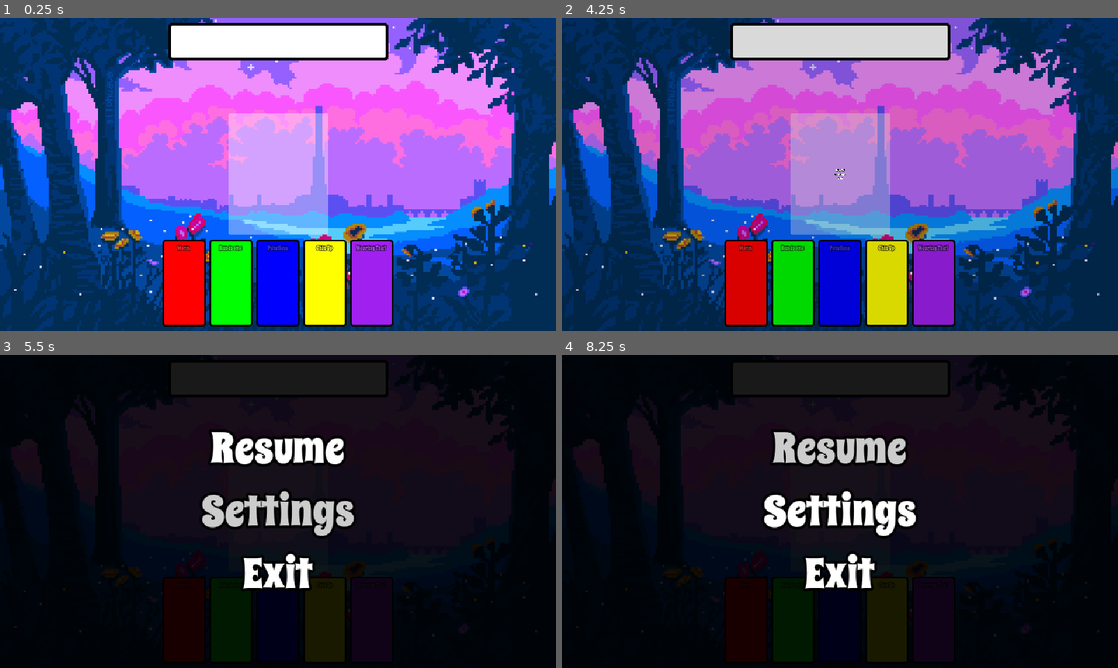
Above: before the commit, frames 1-4 (two rows, left to right).
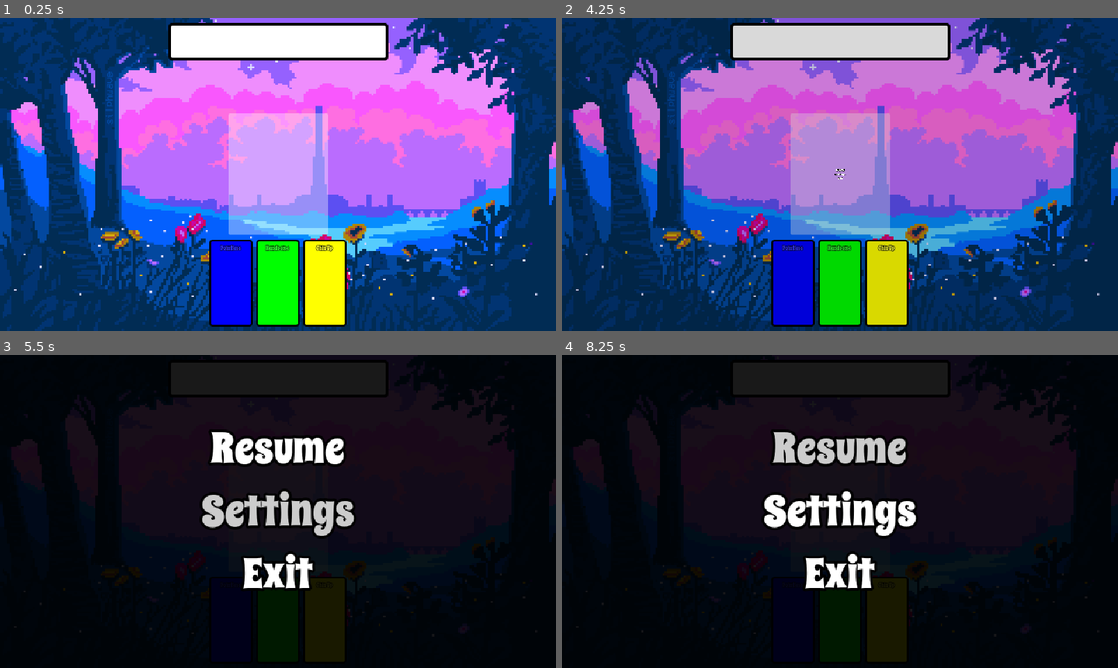
Above: after the commit, the same moments.

Repository: hundredplans/behind-my-eyes-minigame
Game: Godot game, scene res://scenes/screens/play_screen/play_screen.tscn
The game is run twice, just before and just after one commit, with the same random seed, the same clock (stepped at 60 frames per second) and the same inputs. This scene is started directly instead of the project's main scene.
Inputs (mouse positions are in pixels of both pictures, inside the frame that each line leads up to):
- Up to frame 1 (0.25 s): no input
- Up to frame 2 (4.25 s): tap Enter at 0.5, 2, 3.5 s; move the mouse to (962, 158) at 0.52 s; click (962, 158) at 0.6 s; tap Space at 1.25, 2.75 s; move the mouse to (728, 190) at 1.27 s; right-click (728, 190) at 1.35 s; move the mouse to (895, 105) at 2.02 s; click (895, 105) at 2.1 s; move the mouse to (812, 237) at 2.77 s; right-click (812, 237) at 2.85 s; move the mouse to (1006, 221) at 3.52 s; click (1006, 221) at 3.6 s; tap Escape (Escape) at 4.15 s
- Up to frame 3 (5.5 s): move the mouse to (111, 464) at 4.27 s; right-click (111, 464) at 4.35 s; tap Space at 5 s; move the mouse to (305, 511) at 5.02 s; click (305, 511) at 5.1 s
- Up to frame 4 (8.25 s): move the mouse to (756, 433) at 5.77 s; right-click (756, 433) at 5.85 s; move the mouse to (962, 495) at 6.52 s; click (962, 495) at 6.6 s; move the mouse to (728, 527) at 7.27 s; right-click (728, 527) at 7.35 s; move the mouse to (895, 442) at 8.02 s; click (895, 442) at 8.1 s

The runs differ from the first frame. In frame 1, 8.1% of the frame differs, in the area x 29-71%, y 70-99%; in frame 2, 8.1%; in frame 3, 5.3%; in frame 4, 5.3%.
Error before the commit: Parse Error: Could not find type "DelayAction" in the current scope. (res://scenes/autoload/actions/actions.gd:40)

Commit message:
added action system start

Diff:
--- /dev/null
+++ b/default_bus_layout.tres
@@ -0,0 +1,15 @@
+[gd_resource type="AudioBusLayout" format=3 uid="uid://m3j0stbdbex4"]
+
+[resource]
+bus/1/name = &"Music"
+bus/1/solo = false
+bus/1/mute = false
+bus/1/bypass_fx = false
+bus/1/volume_db = 0.0
+bus/1/send = &"Master"
+bus/2/name = &"SFX"
+bus/2/solo = false
+bus/2/mute = false
+bus/2/bypass_fx = false
+bus/2/volume_db = 0.0
+bus/2/send = &"Master"
--- a/project.godot
+++ b/project.godot
@@ -21,6 +21,8 @@
 Data="*uid://ct8gpagiabvsy"
 Info="*uid://8ebp7ar5kclv"
 Actions="*uid://bc6mlh3gj3mjq"
+Settings="*uid://vdpsue5qlmwl"
+Board="*uid://bxqumnhdgtbei"
 
 [display]
 
--- a/scenes/autoload/actions/actions.gd
+++ b/scenes/autoload/actions/actions.gd
@@ -5,7 +5,7 @@
 var actions: Array
 func onPush(_actions: Array, _owner: ActionManager) -> void:
 	for action: Action in _actions:
-		action.setOwner(_owner)
+		action.setActionOwner(_owner)
 
 	_actions += actions
 	actions = _actions
@@ -13,13 +13,13 @@
 
 func onAppend(_actions: Array, _owner: ActionManager) -> void:
 	for action: Action in _actions:
-		action.setOwner(_owner)
+		action.setActionOwner(_owner)
 	actions += _actions
 	onActionChain()
 
 func onForce(new_actions: Array, _owner: ActionManager) -> void:
 	for action: Action in new_actions:
-		action.setOwner(_owner)
+		action.setActionOwner(_owner)
 		onAction(action, true)
 
 func onActionChain() -> void:
--- /dev/null
+++ b/scenes/autoload/board/board.gd
@@ -0,0 +1,13 @@
+extends Node
+
+var player: Character
+var enemy: Character
+
+func setPlayer(_player: Character) -> void: player = _player
+func setEnemy(_enemy: Character) -> void: enemy = _enemy
+
+func getPlayer() -> Character: return player
+func getEnemy() -> Character: return enemy
+
+func getCharacter(players: bool) -> Character: return player if players else enemy
+func getOtherCharacter(players: bool) -> Character: return getCharacter(!players)
--- /dev/null
+++ b/scenes/autoload/board/board.tscn
@@ -0,0 +1,6 @@
+[gd_scene format=3 uid="uid://bxqumnhdgtbei"]
+
+[ext_resource type="Script" uid="uid://drtcjj07aaoxg" path="res://scenes/autoload/board/board.gd" id="1_5q0vl"]
+
+[node name="Board" type="Node" unique_id=413512295]
+script = ExtResource("1_5q0vl")
--- a/scenes/autoload/data/data.gd
+++ b/scenes/autoload/data/data.gd
@@ -1,6 +1,12 @@
 extends Node
 
 enum CardType {NULL, ANGRY, NICE, SAD, HAPPY, SARCASTIC}
+const MIN_HAND_SIZE: int = 3
+const MAX_HAND_SIZE: int = 8
+
+@export var player_deck: Array[DeckCard]
+@export var enemy_deck: Array[DeckCard]
+
 func getColorFromCardType(card_type: CardType) -> Color:
 	match card_type:
 		CardType.ANGRY: return Color.RED
@@ -9,3 +15,6 @@
 		CardType.HAPPY: return Color.YELLOW
 		CardType.SARCASTIC: return Color.PURPLE
 	return Color.WHITE
+
+func getPlayerStartingDeck() -> Array[DeckCard]: return player_deck.duplicate()
+func getEnemyStartingDeck() -> Array[DeckCard]: return enemy_deck.duplicate()
--- a/scenes/autoload/data/data.tscn
+++ b/scenes/autoload/data/data.tscn
@@ -1,6 +1,34 @@
 [gd_scene format=3 uid="uid://ct8gpagiabvsy"]
 
 [ext_resource type="Script" uid="uid://cmg06n12qt1b8" path="res://scenes/autoload/data/data.gd" id="1_dn5qh"]
+[ext_resource type="Script" uid="uid://btac8mls6jhox" path="res://scripts/common/deck_card.gd" id="2_1saa4"]
+
+[sub_resource type="Resource" id="Resource_05rno"]
+script = ExtResource("2_1saa4")
+id = 1
+metadata/_custom_type_script = "uid://btac8mls6jhox"
+
+[sub_resource type="Resource" id="Resource_6mxqw"]
+script = ExtResource("2_1saa4")
+id = 2
+metadata/_custom_type_script = "uid://btac8mls6jhox"
+
+[sub_resource type="Resource" id="Resource_nydan"]
+script = ExtResource("2_1saa4")
+id = 3
+metadata/_custom_type_script = "uid://btac8mls6jhox"
+
+[sub_resource type="Resource" id="Resource_7f8gn"]
+script = ExtResource("2_1saa4")
+id = 4
+metadata/_custom_type_script = "uid://btac8mls6jhox"
+
+[sub_resource type="Resource" id="Resource_ymsbk"]
+script = ExtResource("2_1saa4")
+id = 5
+metadata/_custom_type_script = "uid://btac8mls6jhox"
 
 [node name="Data" type="Node" unique_id=1506849958]
 script = ExtResource("1_dn5qh")
+player_deck = Array[ExtResource("2_1saa4")]([SubResource("Resource_05rno"), SubResource("Resource_6mxqw"), SubResource("Resource_nydan"), SubResource("Resource_7f8gn"), SubResource("Resource_ymsbk")])
+enemy_deck = Array[ExtResource("2_1saa4")]([SubResource("Resource_05rno"), SubResource("Resource_6mxqw"), SubResource("Resource_nydan"), SubResource("Resource_7f8gn"), SubResource("Resource_ymsbk")])
--- /dev/null
+++ b/scenes/autoload/settings/settings.gd
@@ -0,0 +1,31 @@
+extends Node
+
+var settings_data: SettingsData
+func _ready() -> void:
+	onUpdateSettings()
+
+func getSettingsData() -> SettingsData: return settings_data
+func onSaveSettingsData() -> void:
+	ResourceSaver.save(settings_data, SettingsData.getDefaultPath())
+
+func onUpdateSettings() -> void:
+	if !FileAccess.file_exists(SettingsData.getDefaultPath()):
+		settings_data = SettingsData.new()
+		ResourceSaver.save(settings_data, SettingsData.getDefaultPath())
+	else: settings_data = load(SettingsData.getDefaultPath())
+
+	AudioServer.set_bus_volume_db(0, settings_data.getMasterVolumeDb())
+	AudioServer.set_bus_volume_db(1, settings_data.getMusicVolumeDb())
+	AudioServer.set_bus_volume_db(2, settings_data.getSFXVolumeDb())
+
+	onUpdateWindowMode(settings_data.getWindowMode())
+
+func onUpdateWindowMode(window_mode: DisplayServer.WindowMode) -> void:
+	DisplayServer.window_set_mode(window_mode)
+	if window_mode == DisplayServer.WINDOW_MODE_WINDOWED:
+		var screen_rect: Rect2i = DisplayServer.screen_get_usable_rect()
+		DisplayServer.window_set_size(screen_rect.size)
+		DisplayServer.window_set_position(screen_rect.position)
+	else:
+		DisplayServer.window_set_size(Vector2(1920, 1080))
+		DisplayServer.window_set_position(Vector2.ZERO)
--- /dev/null
+++ b/scenes/autoload/settings/settings.tscn
@@ -0,0 +1,6 @@
+[gd_scene format=3 uid="uid://vdpsue5qlmwl"]
+
+[ext_resource type="Script" uid="uid://dgogd4exq8q5c" path="res://scenes/autoload/settings/settings.gd" id="1_vnap1"]
+
+[node name="Settings" type="Node" unique_id=634763212]
+script = ExtResource("1_vnap1")
--- a/scenes/resource_objects/cards/card_ui/card_ui.tscn
+++ b/scenes/resource_objects/cards/card_ui/card_ui.tscn
@@ -5,7 +5,7 @@
 [ext_resource type="StyleBox" uid="uid://bvyjrrrh0cbej" path="res://resources/ui/styleboxes/flat_border_two.tres" id="3_jguvn"]
 [ext_resource type="LabelSettings" uid="uid://ddnxcsyj4dh2v" path="res://resources/ui/label_settings/spicyrice/spicyrice_6.tres" id="4_agjea"]
 [ext_resource type="LabelSettings" uid="uid://fl0jtxg7cfrv" path="res://resources/ui/label_settings/spicyrice/spicyrice_3.tres" id="5_agjea"]
-[ext_resource type="Script" uid="uid://c6p0g5g5icfd5" path="res://scripts/common/default_button.gd" id="6_od6dt"]
+[ext_resource type="Script" uid="uid://c6p0g5g5icfd5" path="res://scripts/common/ui/default_button.gd" id="6_od6dt"]
 
 [node name="CardUI" type="Control" unique_id=981053523]
 custom_minimum_size = Vector2(50, 100)
--- a/scenes/screens/main_menu/main_menu.tscn
+++ b/scenes/screens/main_menu/main_menu.tscn
@@ -3,7 +3,7 @@
 [ext_resource type="Script" uid="uid://dregtbydnyyrb" path="res://scenes/screens/main_menu/main_menu.gd" id="1_wf0jh"]
 [ext_resource type="LabelSettings" uid="uid://d1xk6kfdu767s" path="res://resources/ui/label_settings/roboto/roboto_48.tres" id="2_xf7w6"]
 [ext_resource type="LabelSettings" uid="uid://ndl676j006tj" path="res://resources/ui/label_settings/spicyrice/spicyrice_48.tres" id="3_25jul"]
-[ext_resource type="Script" uid="uid://c6p0g5g5icfd5" path="res://scripts/common/default_button.gd" id="4_0fmn3"]
+[ext_resource type="Script" uid="uid://c6p0g5g5icfd5" path="res://scripts/common/ui/default_button.gd" id="4_0fmn3"]
 
 [node name="MainMenu" type="Control" unique_id=1448919376]
 layout_mode = 3
--- a/scenes/screens/play_screen/pause_menu/pause_menu.tscn
+++ b/scenes/screens/play_screen/pause_menu/pause_menu.tscn
@@ -2,7 +2,7 @@
 
 [ext_resource type="Script" uid="uid://8g55ekffcnj2" path="res://scenes/screens/play_screen/pause_menu/pause_menu.gd" id="1_mkbq7"]
 [ext_resource type="LabelSettings" uid="uid://ndl676j006tj" path="res://resources/ui/label_settings/spicyrice/spicyrice_48.tres" id="2_kbs6d"]
-[ext_resource type="Script" uid="uid://c6p0g5g5icfd5" path="res://scripts/common/default_button.gd" id="3_pn633"]
+[ext_resource type="Script" uid="uid://c6p0g5g5icfd5" path="res://scripts/common/ui/default_button.gd" id="3_pn633"]
 
 [node name="PauseMenu" type="Control" unique_id=568991233]
 layout_mode = 3
@@ -47,10 +47,9 @@
 label_settings = ExtResource("2_kbs6d")
 horizontal_alignment = 1
 
-[node name="ResumeDefaultButton" type="Node" parent="ButtonsContainer/ResumeButton" unique_id=2104897714 node_paths=PackedStringArray("MainTarget")]
+[node name="ResumeDefaultButton" type="Node" parent="ButtonsContainer/ResumeButton" unique_id=2104897714]
 unique_name_in_owner = true
 script = ExtResource("3_pn633")
-MainTarget = NodePath("..")
 metadata/_custom_type_script = "uid://c6p0g5g5icfd5"
 
 [node name="SettingsButton" type="Label" parent="ButtonsContainer" unique_id=1130122623]
@@ -59,10 +58,9 @@
 label_settings = ExtResource("2_kbs6d")
 horizontal_alignment = 1
 
-[node name="SettingsDefaultButton" type="Node" parent="ButtonsContainer/SettingsButton" unique_id=1477047801 node_paths=PackedStringArray("MainTarget")]
+[node name="SettingsDefaultButton" type="Node" parent="ButtonsContainer/SettingsButton" unique_id=1477047801]
 unique_name_in_owner = true
 script = ExtResource("3_pn633")
-MainTarget = NodePath("..")
 metadata/_custom_type_script = "uid://c6p0g5g5icfd5"
 
 [node name="ExitButton" type="Label" parent="ButtonsContainer" unique_id=872279398]
@@ -71,10 +69,9 @@
 label_settings = ExtResource("2_kbs6d")
 horizontal_alignment = 1
 
-[node name="ExitDefaultButton" type="Node" parent="ButtonsContainer/ExitButton" unique_id=2009583095 node_paths=PackedStringArray("MainTarget")]
+[node name="ExitDefaultButton" type="Node" parent="ButtonsContainer/ExitButton" unique_id=2009583095]
 unique_name_in_owner = true
 script = ExtResource("3_pn633")
-MainTarget = NodePath("..")
 metadata/_custom_type_script = "uid://c6p0g5g5icfd5"
 
 [connection signal="pressed" from="ButtonsContainer/ResumeButton/ResumeDefaultButton" to="." method="onResumeButtonPressed"]
--- a/scenes/screens/play_screen/play_screen.gd
+++ b/scenes/screens/play_screen/play_screen.gd
@@ -1,17 +1,49 @@
 extends Screen
 
+@onready var ActionSender: ActionManager = %ActionSender
 @onready var CardsContainer: Container = %CardsContainer
+
 @export var PauseMenuPacked: PackedScene
 @export var CardUIPacked: PackedScene
-@export var deck: Array[DeckCard]
 
 var PauseMenu: Control
+
+func onProcessAction(action: Action) -> void:
+	if action.isPost():
+		if action is StartGameAction:
+			onStartGame()
+		elif action is CreateHandCardAction:
+			onCreateHandCard(action)
+
+func onStartGame() -> void:
+	var actions: Array = [DrawCardAction.new(Data.MIN_HAND_SIZE, true)]
+	onInitialisePlayer()
+	onInitialiseEnemy()
+	onPush(actions)
+
+func onInitialisePlayer() -> void:
+
+	var player := Character.new()
+	player.setInfo(Data.getPlayerStartingDeck(), true)
+	Board.setPlayer(player)
+
+func onInitialiseEnemy() -> void:
+	var enemy := Character.new()
+	enemy.setInfo(Data.getEnemyStartingDeck(), false)
+	Board.setEnemy(enemy)
+
+func onCreateHandCard(action: CreateHandCardAction) -> void:
+	var card: Card = action.getCard()
+	if !card.isPlayers(): return
+	var card_ui: CardUI = CardUIPacked.instantiate()
+	CardsContainer.add_child(card_ui)
+	card_ui.setCard(card)
+
 func _ready() -> void:
-	for deck_card: DeckCard in deck:
-		var card := deck_card.getCard()
-		var card_ui: CardUI = CardUIPacked.instantiate()
-		CardsContainer.add_child(card_ui)
-		card_ui.setCard(card)
+	Actions.process_action.connect(onProcessAction)
+	onPush([StartGameAction.new()])
+
+
 
 func _process(_delta: float) -> void:
 	if Input.is_action_just_pressed("Escape") and !isPauseMenu():
@@ -23,3 +55,4 @@
 	PauseMenu.setInfo()
 
 func isPauseMenu() -> bool: return PauseMenu != null
+func onPush(actions: Array) -> void: ActionSender.onPush(actions)
--- a/scenes/screens/play_screen/play_screen.tscn
+++ b/scenes/screens/play_screen/play_screen.tscn
@@ -2,36 +2,11 @@
 
 [ext_resource type="Script" uid="uid://bg5xgpi3gorum" path="res://scenes/screens/play_screen/play_screen.gd" id="1_fefi0"]
 [ext_resource type="PackedScene" uid="uid://d3ueb0vmfsofs" path="res://scenes/screens/play_screen/pause_menu/pause_menu.tscn" id="2_52dmg"]
-[ext_resource type="Script" uid="uid://btac8mls6jhox" path="res://scripts/common/deck_card.gd" id="3_5f840"]
 [ext_resource type="PackedScene" uid="uid://cgk8mnf70jwns" path="res://scenes/resource_objects/cards/card_ui/card_ui.tscn" id="3_e1r2e"]
 [ext_resource type="Texture2D" uid="uid://ejd4xtfseh6b" path="res://assets/backgrounds/temp_pixel_art_wallpaper.png" id="3_k8syp"]
 [ext_resource type="StyleBox" uid="uid://bvyjrrrh0cbej" path="res://resources/ui/styleboxes/flat_border_two.tres" id="6_64bgq"]
 [ext_resource type="StyleBox" uid="uid://buw0l2eayxjtq" path="res://resources/ui/styleboxes/flat_border_four.tres" id="7_iron8"]
-
-[sub_resource type="Resource" id="Resource_e1r2e"]
-script = ExtResource("3_5f840")
-id = 1
-metadata/_custom_type_script = "uid://btac8mls6jhox"
-
-[sub_resource type="Resource" id="Resource_64bgq"]
-script = ExtResource("3_5f840")
-id = 2
-metadata/_custom_type_script = "uid://btac8mls6jhox"
-
-[sub_resource type="Resource" id="Resource_iron8"]
-script = ExtResource("3_5f840")
-id = 3
-metadata/_custom_type_script = "uid://btac8mls6jhox"
-
-[sub_resource type="Resource" id="Resource_eebmm"]
-script = ExtResource("3_5f840")
-id = 4
-metadata/_custom_type_script = "uid://btac8mls6jhox"
-
-[sub_resource type="Resource" id="Resource_i1kik"]
-script = ExtResource("3_5f840")
-id = 5
-metadata/_custom_type_script = "uid://btac8mls6jhox"
+[ext_resource type="Script" uid="uid://0shmw2f5jneh" path="res://scripts/actions/action_manager.gd" id="8_eebmm"]
 
 [node name="PlayScreen" type="Control" unique_id=746952712]
 layout_mode = 3
@@ -43,7 +18,6 @@
 script = ExtResource("1_fefi0")
 PauseMenuPacked = ExtResource("2_52dmg")
 CardUIPacked = ExtResource("3_e1r2e")
-deck = Array[ExtResource("3_5f840")]([SubResource("Resource_e1r2e"), SubResource("Resource_64bgq"), SubResource("Resource_iron8"), SubResource("Resource_eebmm"), SubResource("Resource_i1kik")])
 metadata/_custom_type_script = "uid://5qy6jkgf2qhn"
 
 [node name="TextureRect" type="TextureRect" parent="." unique_id=136554596]
@@ -113,3 +87,8 @@
 [node name="PanelContainer" type="PanelContainer" parent="EnemyPanel/MarginContainer" unique_id=1958436331]
 layout_mode = 2
 theme_override_styles/panel = ExtResource("6_64bgq")
+
+[node name="ActionSender" type="Node" parent="." unique_id=398503857]
+unique_name_in_owner = true
+script = ExtResource("8_eebmm")
+metadata/_custom_type_script = "uid://0shmw2f5jneh"
--- /dev/null
+++ b/scripts/actions/create_hand_card_action.gd
@@ -0,0 +1,11 @@
+class_name CreateHandCardAction extends Action
+
+var card: Card
+func _init(_card: Card) -> void:
+	card = _card
+
+func onPreAction() -> void: pass
+func onPostAction() -> void: pass
+func getCard() -> Card: return card
+func getLogInfo() -> Array:
+	return ["Card: %s" % card.getName()]
--- /dev/null
+++ b/scripts/actions/delay_action.gd
@@ -0,0 +1,12 @@
+class_name DelayAction extends Action
+
+var delay: float
+func _init(_delay: float) -> void:
+	delay = _delay
+
+func onPreAction() -> void: if delay <= 0: onFailAction()
+func onPostAction() -> void:
+	pass
+
+func getLogInfo() -> Array:
+	return ["Delay: %s" % delay]
--- a/scripts/actions/draw_card_action.gd
+++ b/scripts/actions/draw_card_action.gd
@@ -1 +1,29 @@
 class_name DrawCardAction extends Action
+
+var amount: int
+var players: bool
+func _init(_amount: int, _players: bool) -> void:
+	amount = _amount
+	players = _players
+
+func onPreAction() -> void:
+	var deck_cards: Array[DeckCard] = Board.getCharacter(players).getDeckCards()
+	var hand_cards: Array[Card] = Board.getCharacter(players).getHandCards()
+	if amount <= 0 or deck_cards.is_empty() or hand_cards.size() > Data.MIN_HAND_SIZE or hand_cards.size() == Data.MAX_HAND_SIZE:
+		onFailAction()
+
+func onPostAction() -> void:
+	var deck_cards: Array[DeckCard] = Board.getCharacter(players).getDeckCards()
+	var allowed_to_add: int = Data.MAX_HAND_SIZE - Board.getCharacter(players).getHandSize()
+	var add_amount: int = min(allowed_to_add, amount)
+
+	var actions: Array = []
+	for i: int in deck_cards.size():
+		if i == amount: break
+		var deck_card: DeckCard = deck_cards.pop_back()
+		var card: Card = deck_card.getCard(players)
+		actions.append(CreateHandCardAction.new(card))
+	onPush(actions)
+
+func getLogInfo() -> Array:
+	return ["Amount: %s" % amount, "Players: %s" % players]
--- /dev/null
+++ b/scripts/actions/start_game_action.gd
@@ -0,0 +1,5 @@
+class_name StartGameAction extends Action
+
+func onPreAction() -> void: pass
+func onPostAction() -> void: pass
+func getLogInfo() -> Array: return []
--- /dev/null
+++ b/scripts/common/character.gd
@@ -0,0 +1,25 @@
+class_name Character extends ActionManager
+
+var points: int
+var deck_cards: Array[DeckCard]
+var hand_cards: Array[Card]
+var players: bool
+
+func setInfo(_deck_cards: Array, _players: bool) -> void:
+	deck_cards.assign(_deck_cards)
+	deck_cards.shuffle()
+	players = _players
+
+func onProcessAction(action: Action) -> void:
+	if action.isPost():
+		if action is CreateHandCardAction and action.getCard().isPlayers() == players:
+			onCreateHandCard(action)
+
+func onCreateHandCard(action: CreateHandCardAction) -> void:
+	hand_cards.append(action.getCard())
+
+func getPoints() -> int: return points
+func getDeckCards() -> Array[DeckCard]: return deck_cards
+func getHandCards() -> Array[Card]: return hand_cards
+func getHandSize() -> int: return hand_cards.size()
+func getDeckSize() -> int: return deck_cards.size()
--- a/scripts/common/deck_card.gd
+++ b/scripts/common/deck_card.gd
@@ -1,7 +1,7 @@
 class_name DeckCard extends Resource
 
 @export var id: int
-func getCard() -> Card:
+func getCard(players: bool) -> Card:
 	var card_info: CardInfo = Info.getInfo(CardInfo, id)
-	var card := Card.new(card_info)
+	var card := Card.new(card_info, players)
 	return card
--- /dev/null
+++ b/scripts/common/settings_data.gd
@@ -0,0 +1,30 @@
+class_name SettingsData extends Resource
+
+@export_storage var master_volume: int = 100
+@export_storage var music_volume: int = 100
+@export_storage var sfx_volume: int = 100
+@export_storage var game_speed: float = 1.0
+@export_storage var window_mode: DisplayServer.WindowMode
+@export_storage var english: bool
+
+func getMasterVolume() -> int: return master_volume
+func getMusicVolume() -> int: return music_volume
+func getSFXVolume() -> int: return sfx_volume
+func getWindowMode() -> DisplayServer.WindowMode: return window_mode
+
+func setMasterVolume(_master_volume: int) -> void: master_volume = _master_volume
+func setMusicVolume(_music_volume: int) -> void: music_volume = _music_volume
+func setSFXVolume(_sfx_volume: int) -> void: sfx_volume = _sfx_volume
+func setWindowMode(_window_mode: DisplayServer.WindowMode) -> void: window_mode = _window_mode
+func setGameSpeed(_game_speed: float) -> void: game_speed = _game_speed
+func setEnglish(_english: bool) -> void: english = _english
+
+func getMasterVolumeDb() -> float: return toDb(master_volume)
+func getMusicVolumeDb() -> float: return toDb(music_volume)
+func getSFXVolumeDb() -> float: return toDb(sfx_volume)
+func getGameSpeed() -> float: return game_speed
+func isEnglish() -> bool: return english
+
+func toDb(vol: int) -> float: return (abs((float(vol) * 0.01) - 1) * -12.0) if vol > 0.5 else -60.0
+
+static func getDefaultPath() -> String: return "user://settings_data.tres"
--- /dev/null
+++ b/scripts/common/ui/localisation_label.gd
@@ -0,0 +1,7 @@
+class_name LocalisationLabel extends Label
+
+@export_multiline var english_text: String
+@export_multiline var polish_text: String
+
+func getText() -> String:
+	return english_text if Settings.getSettingsData().isEnglish() else polish_text
--- a/scripts/resource_objects/cards/card.gd
+++ b/scripts/resource_objects/cards/card.gd
@@ -1,4 +1,10 @@
 class_name Card extends ResourceObject
 
+var players: bool
+func _init(_info: CardInfo, _players: bool) -> void:
+	super(_info)
+	players = _players
+
 func getCardType() -> Data.CardType: return info.getType()
+func isPlayers() -> bool: return players
 func getInfo() -> CardInfo: return info
--- a/scripts/resource_objects/resource_object.gd
+++ b/scripts/resource_objects/resource_object.gd
@@ -6,4 +6,5 @@
 	info = _info
 
 var info: ResourceInfo
+func getName() -> String: return info.getName()
 @abstract func getInfo() -> ResourceInfo
Not shown, added: scenes/autoload/board/board.gd.uid
Not shown, added: scenes/autoload/settings/settings.gd.uid
Not shown, added: scripts/actions/create_hand_card_action.gd.uid
Not shown, added: scripts/actions/delay_action.gd.uid
Not shown, added: scripts/actions/start_game_action.gd.uid
Not shown, added: scripts/common/character.gd.uid
Not shown, added: scripts/common/settings_data.gd.uid
Renamed: scripts/common/default_button.gd -> scripts/common/ui/default_button.gd
Renamed: scripts/common/default_button.gd.uid -> scripts/common/ui/default_button.gd.uid
Renamed: scripts/common/default_control.gd -> scripts/common/ui/default_control.gd
Renamed: scripts/common/default_control.gd.uid -> scripts/common/ui/default_control.gd.uid
Not shown, added: scripts/common/ui/localisation_label.gd.uid
(and 2 more such lines)
